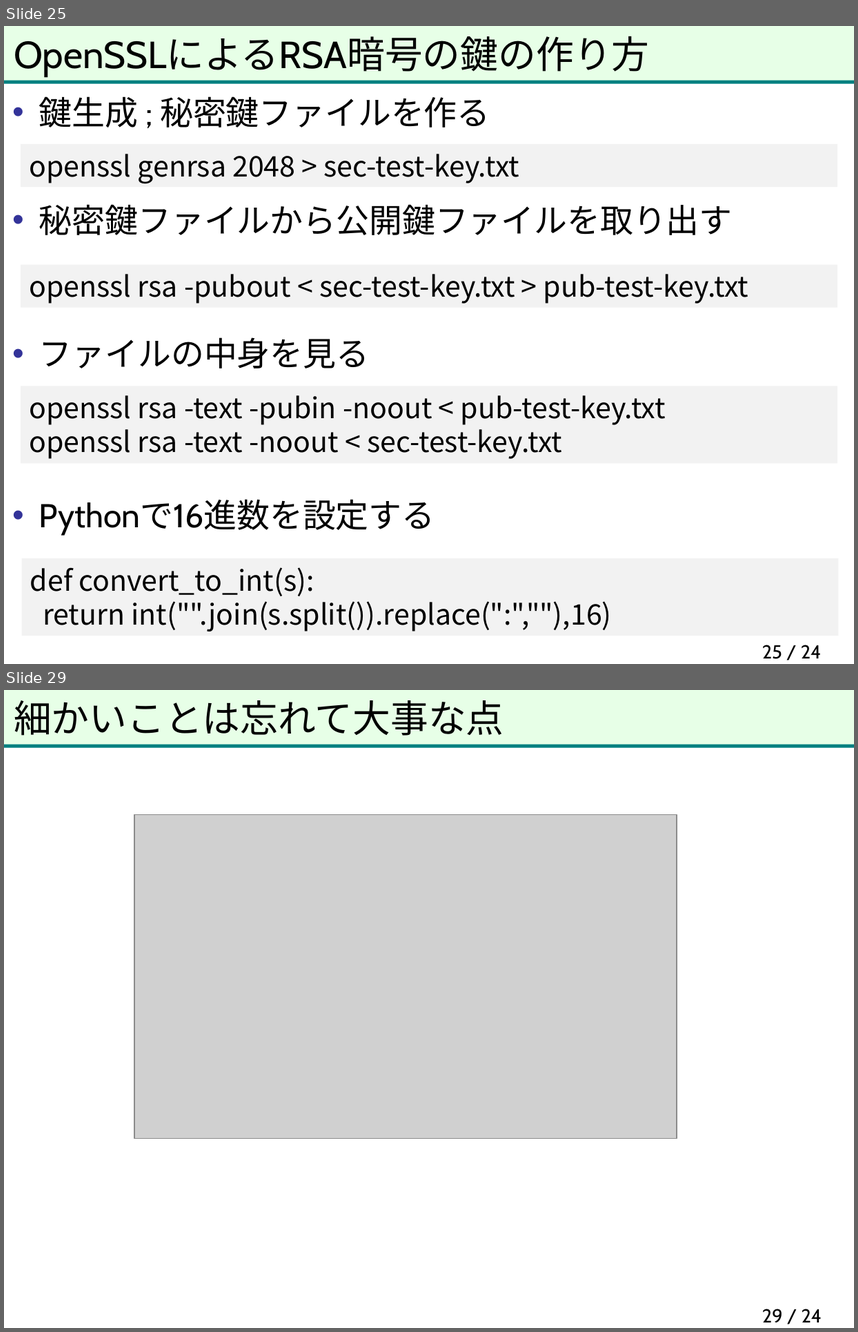
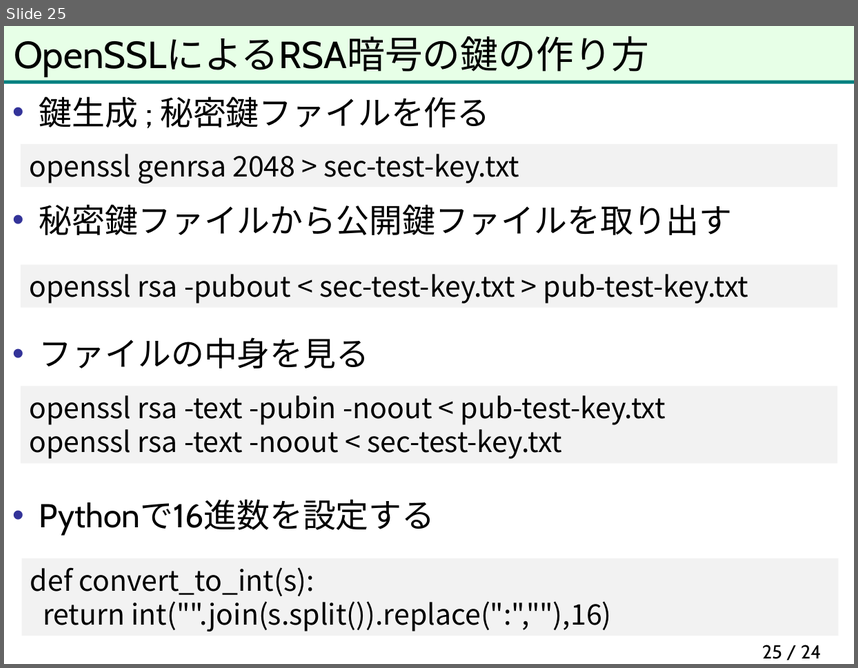
Before and after one commit to herumi/anninbon, a slide deck: lec/anninbon5.pptx. Shown one above the other, each under a label of ours: slides 25 and 29 before the commit, slide 25 after it; the slides between them are not shown. The pictures are 858x1332 and 858x668 pixels, drawn with LibreOffice and Linux fonts; fonts in the diff are those of the drawing; grey boxes stand for pictures; background and template pictures are left out. Boxes give left, top, right and bottom in pixels: in the first picture for what was removed or moved away, otherwise in the second. Text is boxed around its words. In the diff, an @@ line names an element or a change of style, - is before the commit and + after.

```diff
--- a/lec/anninbon5.pptx
+++ b/lec/anninbon5.pptx
@@ slide 29 removed at [4, 690, 854, 1328], background picture (left out); not listed: 2 template elements that a slide beside it also shows @@
@@ title removed at [14, 700, 504, 736] @@
-細かいことは忘れて大事な点
@@ picture removed at [135, 815, 677, 1138] @@
@@ page number removed at [762, 1308, 822, 1322] @@
-29 / 24
```
Also in this commit, not shown: 1 slide changed, 3 other slides removed, 1 other file.
